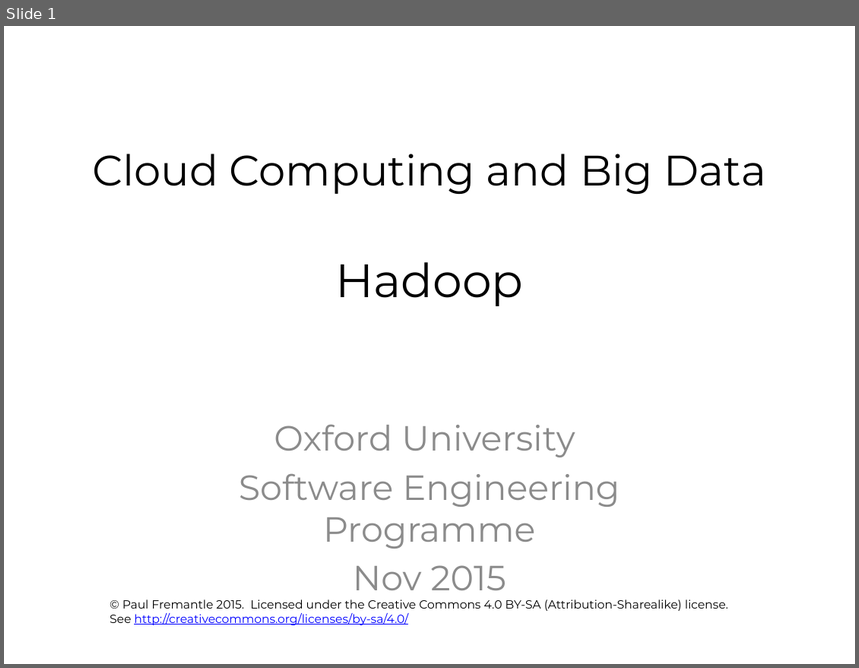
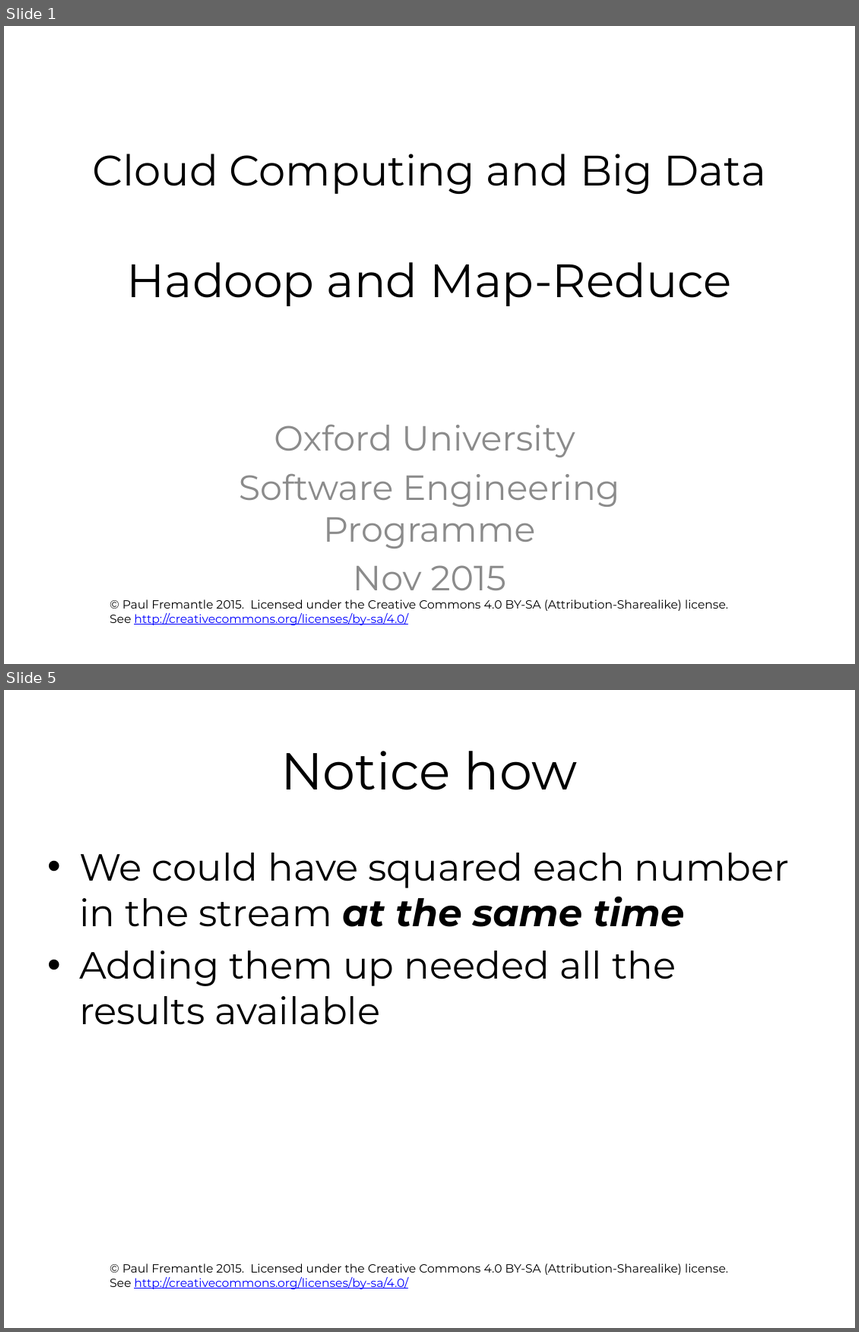
Before and after one commit to pzfreo/ox-clo, a slide deck: pres-source/05-hadoop.pptx. Shown one above the other, each under a label of ours: slide 1 before the commit, slides 1 and 5 after it; the slides between them are not shown. The pictures are 859x668 and 859x1332 pixels, drawn with LibreOffice and Linux fonts; fonts in the diff are those of the drawing; background and template pictures are left out. Boxes give left, top, right and bottom in pixels: in the first picture for what was removed or moved away, otherwise in the second. Text is boxed around its words. In the diff, an @@ line names an element or a change of style, - is before the commit and + after.

```diff
--- a/pres-source/05-hadoop.pptx
+++ b/pres-source/05-hadoop.pptx
@@ slide 5 added at (4,690,855,1328), background #FFFFFF; not listed: 1 template element that a slide beside it also shows @@
@@ title added at (281,751,577,790), 44 pt, text #000000 @@
+Notice how
@@ text added at (79,853,790,1025), 32 pt, text #000000 @@
+• We could have squared each number in the stream at the same time
+• Adding them up needed all the results available
@@ slide 1 changed as well @@
@@ title at (92,154,767,306): text changed @@
-Cloud Computing and Big Data
-Hadoop
+Cloud Computing and Big Data
+Hadoop and Map-Reduce
```
Also in this commit, not shown: 26 other slides added, 1 slide removed, 1 other file.
